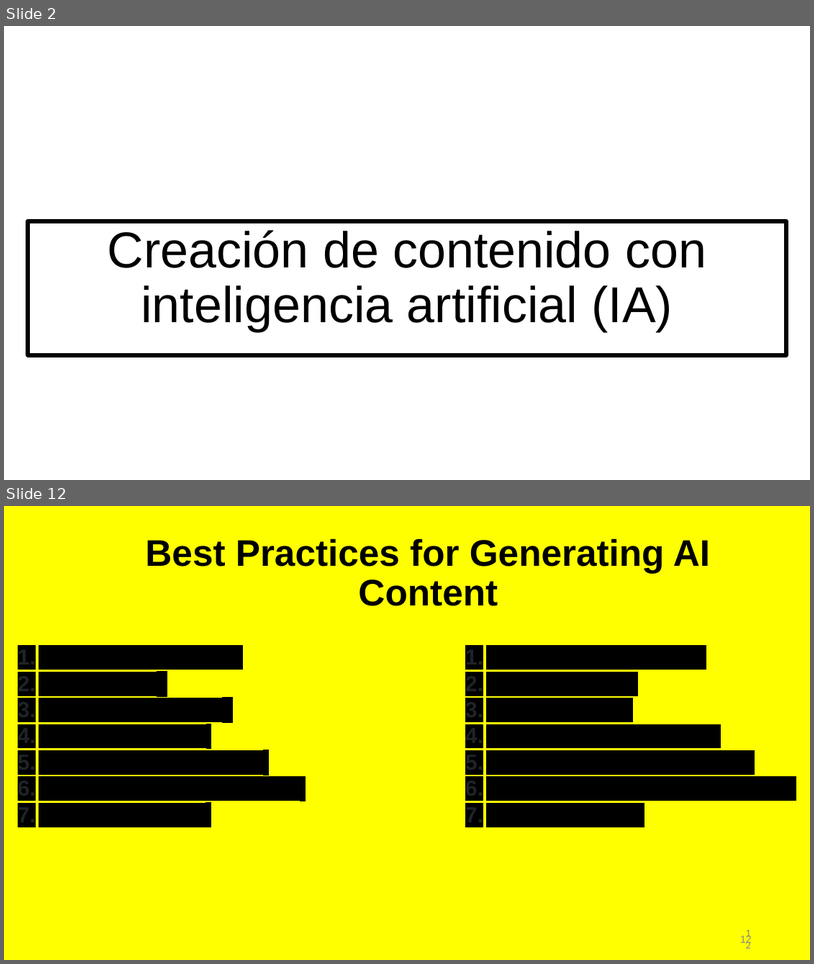
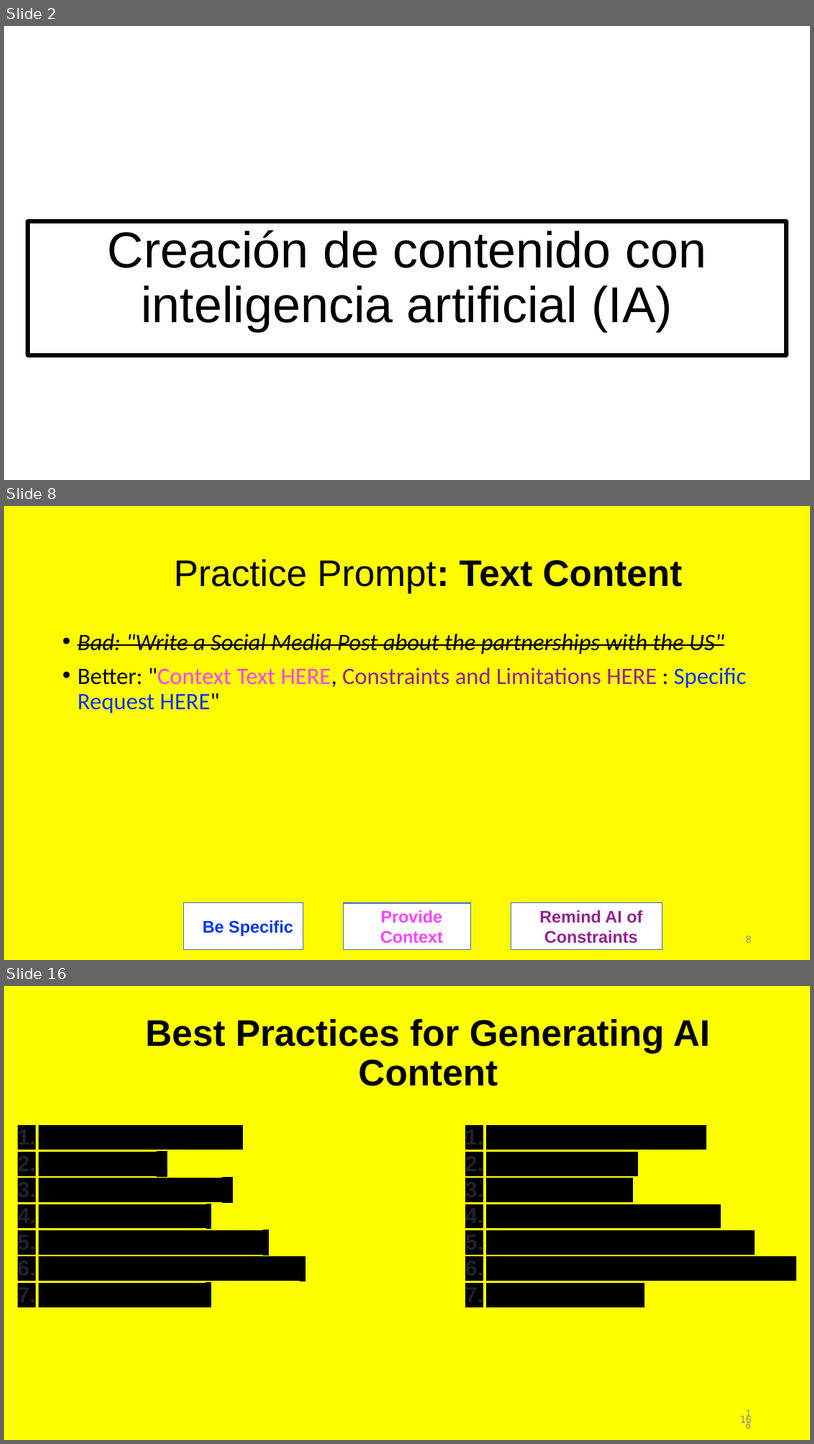
Before and after one commit to irregularchat/Counter_Malign_Information_Training, a slide deck: Counter_Malign_Information/4-Implement-For_Instructors/Lesson_Plans/Lesson_01-Creating_Synthetic_Content/Audio_Visual-Template/MASTER-Lesson_Slide-Create_AI_Content.pptx. Shown one above the other, each under a label of ours: slides 2 and 12 before the commit, slides 2, 8 and 16 after it; the slides between them are not shown. The pictures are 814x964 and 814x1444 pixels, drawn with LibreOffice and Linux fonts; fonts in the diff are those of the drawing. Boxes give left, top, right and bottom in pixels: in the first picture for what was removed or moved away, otherwise in the second. Text is boxed around its words. In the diff, an @@ line names an element or a change of style, - is before the commit and + after.

```diff
--- a/Counter_Malign_Information/4-Implement-For_Instructors/Lesson_Plans/Lesson_01-Creating_Synthetic_Content/Audio_Visual-Template/MASTER-Lesson_Slide-Create_AI_Content.pptx
+++ b/Counter_Malign_Information/4-Implement-For_Instructors/Lesson_Plans/Lesson_01-Creating_Synthetic_Content/Audio_Visual-Template/MASTER-Lesson_Slide-Create_AI_Content.pptx
@@ slide 8 added at box(4, 506, 810, 960), background #FFFB00 @@
@@ title added at box(174, 559, 683, 593), 44 pt, text #000000 @@
+Practice Prompt: Text Content
@@ text added at box(77, 633, 747, 713), 28 pt, text #000000 @@
+• Bad: "Write a Social Media Post about the partnerships with the US"
+• Better: "Context Text HERE, Constraints and Limitations HERE : Specific Request HERE"
@@ rectangle added at box(184, 902, 303, 949), fill #FFFFFF, outline #4472C4 1 pt, 20 pt, text #0433FF, bold @@
+Be Specific
@@ rectangle added at box(343, 903, 471, 950), fill #FFFFFF, outline #4472C4 1 pt, 20 pt, text #FF40FF, bold @@
+Provide Context
@@ rectangle added at box(512, 902, 662, 949), fill #FFFFFF, outline #4472C4 1 pt, 20 pt, text #942192, bold @@
+Remind AI of Constraints
@@ page number added at box(746, 935, 752, 942), 12 pt, text #888888 @@
+8
@@ what was slide 12 is now slide 16 @@
@@ page number at box(741, 1414, 752, 1425): text changed @@
-12
+16
@@ page number at box(743, 1411, 756, 1427): text changed @@
-12
+16
```
Also in this commit, not shown: 10 slides changed, 3 other slides added, 10 other files.
